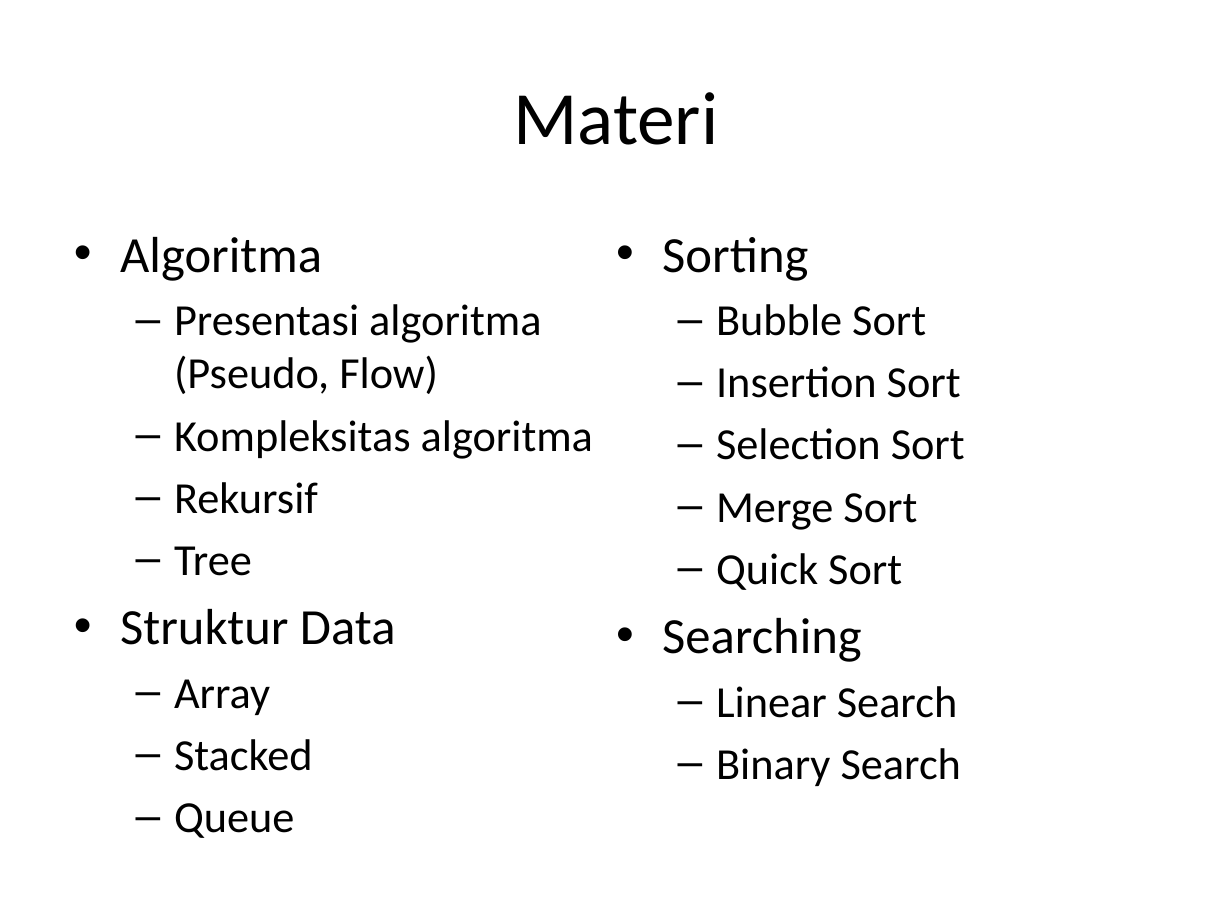
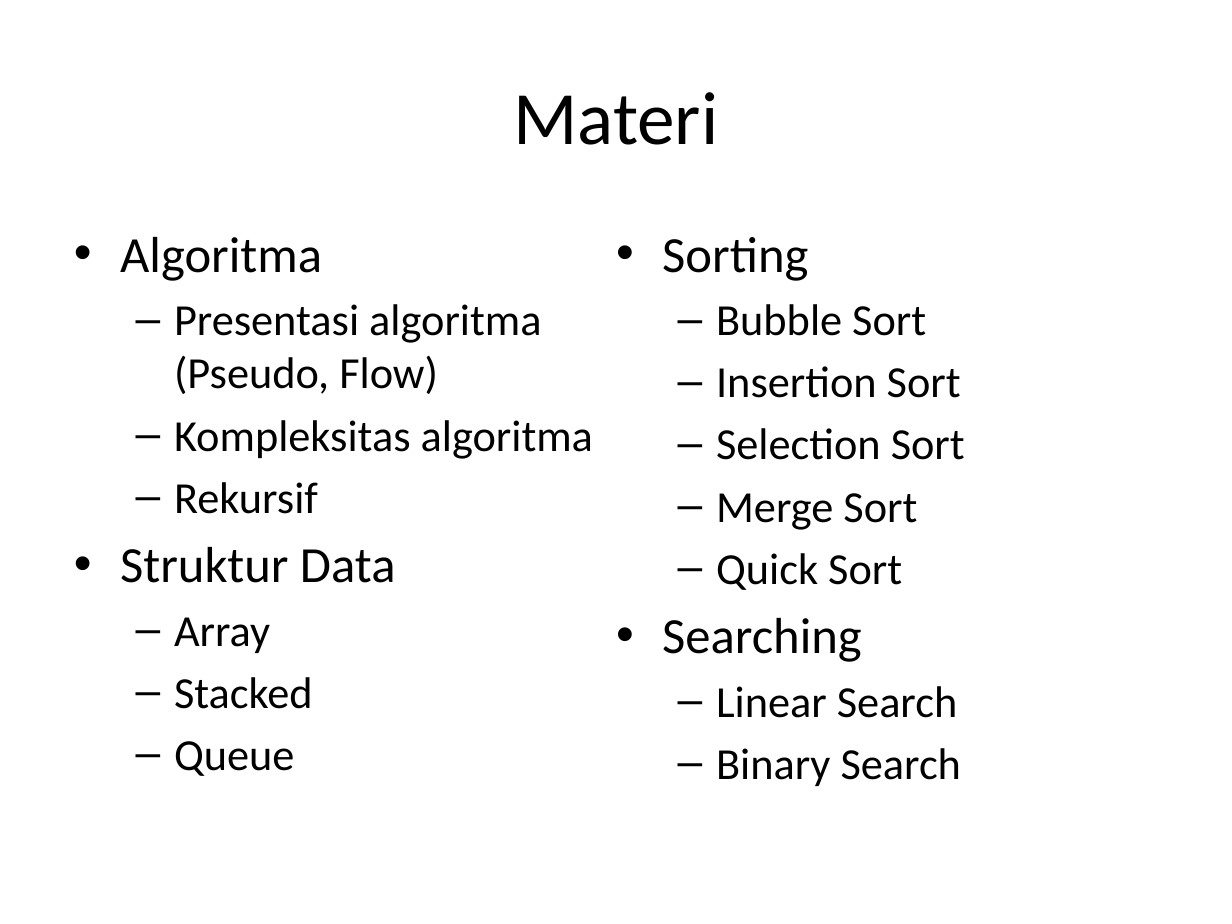
Before and after one commit to auliyanurul/kuliah, a slide deck: slide 2 of Algoritma dan Struktur Data.pptx. Drawn at 1232x924 pixels with LibreOffice and Linux fonts; fonts in the diff are those of the drawing. Boxes give left, top, right and bottom in pixels: in the first picture for what was removed or moved away, otherwise in the second. Text is boxed around its words. In the diff, an @@ line names an element or a change of style, - is before the commit and + after.

```diff
--- a/Algoritma dan Struktur Data.pptx
+++ b/Algoritma dan Struktur Data.pptx
@@ text at (174,546,252,576): paragraph removed @@
-  – Tree
```
Also in this commit, not shown: 1 other slide changed, 15 slides added.
